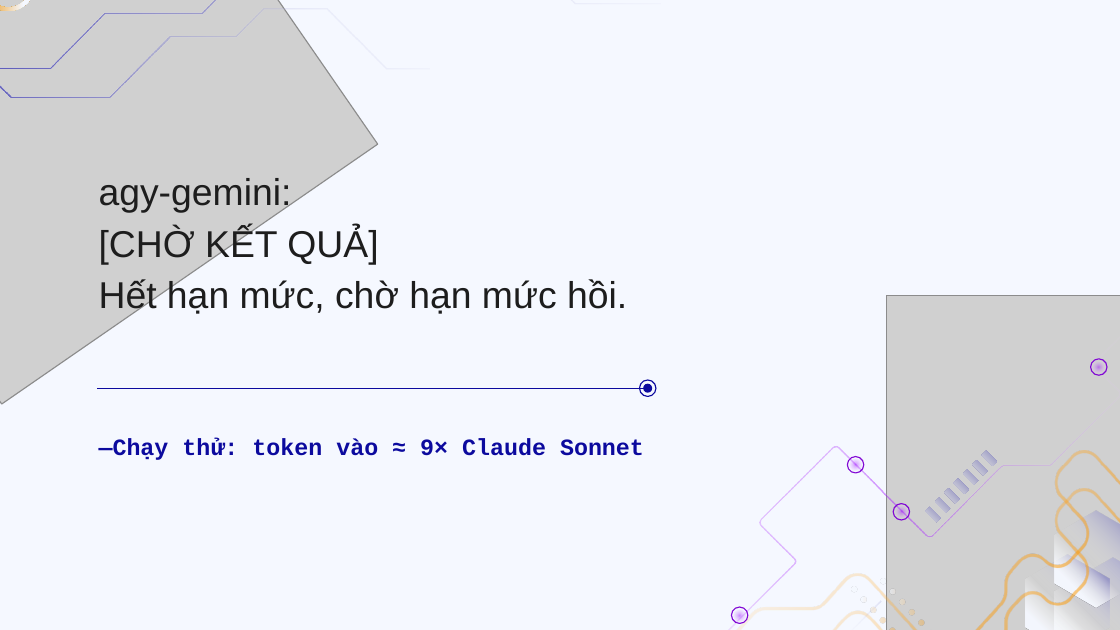
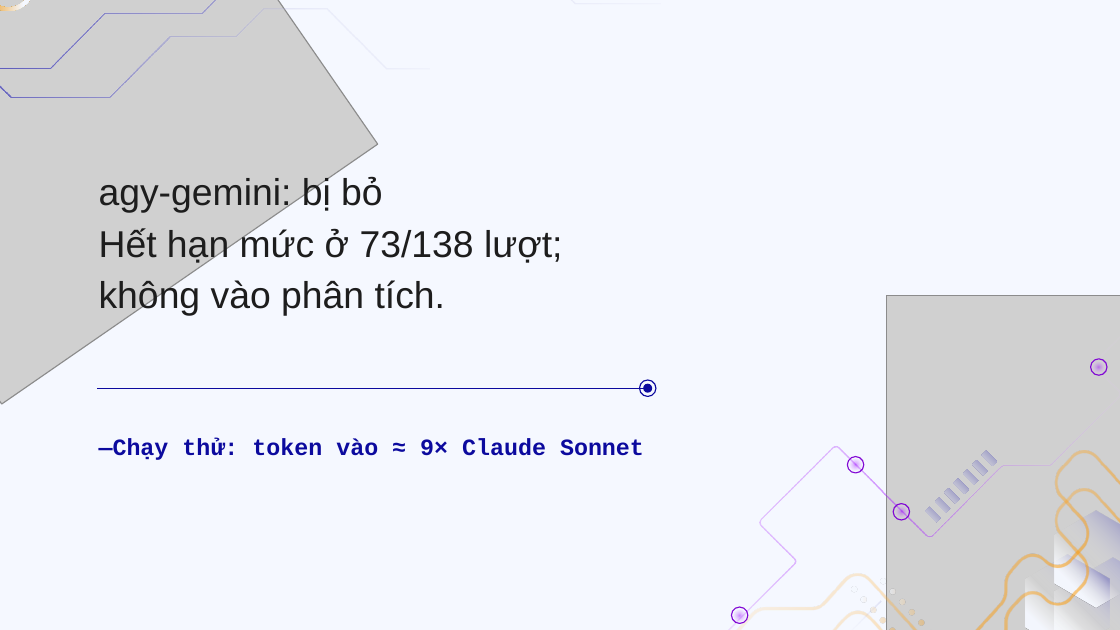
Before and after one commit to doanan293/vipharmind-ai-sdlc-study, a slide deck: slide 22 of docs/presentation/vipharmind-slides.pptx (slide 21 before the commit). Drawn at 1120x630 pixels with LibreOffice and Linux fonts; fonts in the diff are those of the drawing; grey boxes stand for pictures. Boxes give left, top, right and bottom in pixels: in the first picture for what was removed or moved away, otherwise in the second. Text is boxed around its words. In the diff, an @@ line names an element or a change of style, - is before the commit and + after.

```diff
--- a/docs/presentation/vipharmind-slides.pptx
+++ b/docs/presentation/vipharmind-slides.pptx
@@ text at bbox=[99, 176, 562, 316]: text changed @@
-agy-gemini:
-[CHỜ KẾT QUẢ]
-Hết hạn mức, chờ hạn mức hồi.
+agy-gemini: bị bỏ
+Hết hạn mức ở 73/138 lượt;
+không vào phân tích.
```
Also in this commit, not shown: 9 other slides changed, 3 slides added, 1 slide removed, 4 other files.
